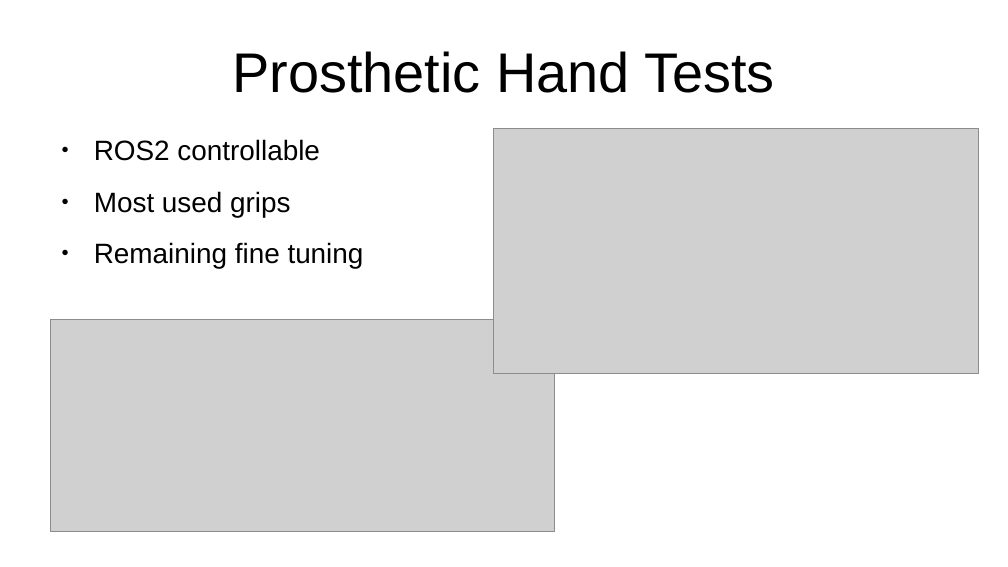
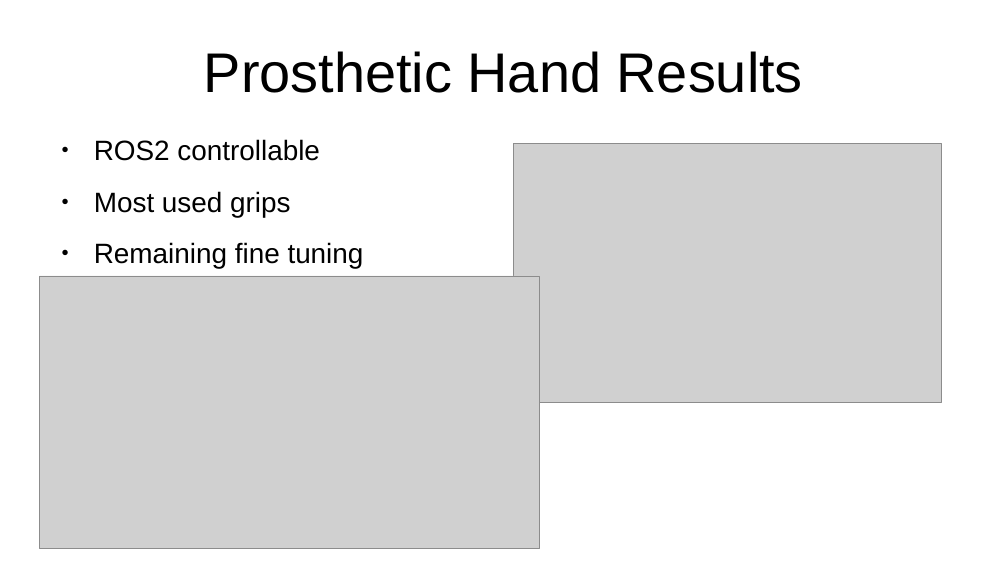
Before and after one commit to thom9258/masters-thesis, a slide deck: slide 19 of presentation/Presentation.odp (slide 17 before the commit). Drawn at 1008x567 pixels with LibreOffice and Linux fonts; fonts in the diff are those of the drawing; grey boxes stand for pictures. Boxes give left, top, right and bottom in pixels: in the first picture for what was removed or moved away, otherwise in the second. Text is boxed around its words. In the diff, an @@ line names an element or a change of style, - is before the commit and + after.

```diff
--- a/presentation/Presentation.odp
+++ b/presentation/Presentation.odp
@@ title at bbox=[204, 51, 803, 93]: text changed @@
-Prosthetic Hand Tests
+Prosthetic Hand Results
@@ picture: place and size @@
-picture at bbox=[494, 128, 979, 373]
+picture at bbox=[514, 144, 942, 402]
@@ picture: place and size @@
-picture at bbox=[50, 320, 554, 531]
+picture at bbox=[39, 276, 540, 549]
```
Also in this commit, not shown: 10 other slides changed, 4 slides added, 2 slides removed.
